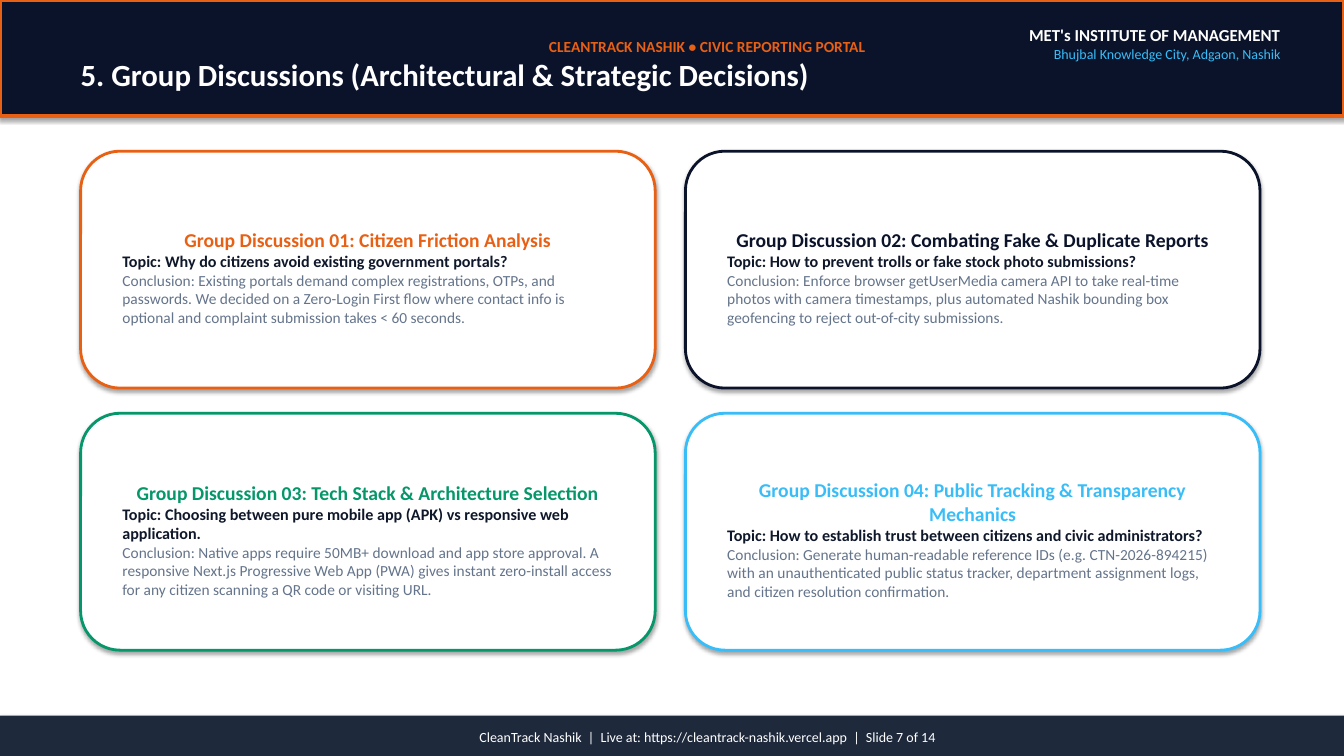
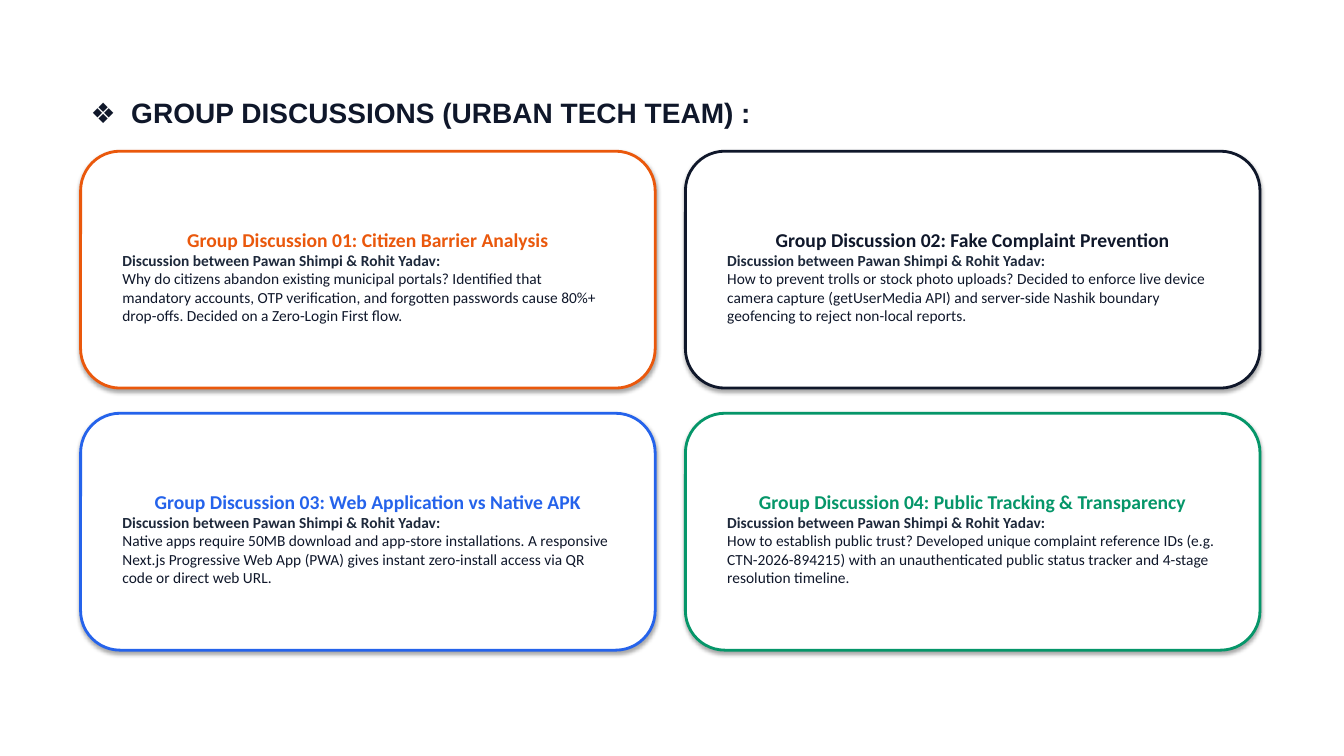
Before and after one commit to Rohityadavxcode/cleantrack-nashik, a slide deck: slide 8 of CleanTrack_Nashik_Project_Presentation.pptx (slide 7 before the commit). Drawn at 1344x756 pixels with LibreOffice and Linux fonts; fonts in the diff are those of the drawing; background and template pictures are left out. Boxes give left, top, right and bottom in pixels: in the first picture for what was removed or moved away, otherwise in the second. Text is boxed around its words. In the diff, an @@ line names an element or a change of style, - is before the commit and + after.

Commit message:
docs(presentation): update PPTX and PDF with exact MET Institute template and all 9 sub-topics

```diff
--- a/CleanTrack_Nashik_Project_Presentation.pptx
+++ b/CleanTrack_Nashik_Project_Presentation.pptx
@@ rectangle removed at <box>0,0,1344,116</box> @@
-CLEANTRACK NASHIK • CIVIC REPORTING PORTAL
-5. Group Discussions (Architectural & Strategic Decisions)
@@ text removed at <box>1029,29,1280,62</box> @@
-MET's INSTITUTE OF MANAGEMENT
-Bhujbal Knowledge City, Adgaon, Nashik
@@ text added at <box>131,102,734,128</box>, 20 pt, text #0F172A, bold @@
+❖ GROUP DISCUSSIONS (URBAN TECH TEAM) :
@@ rounded rectangle "Group Discussion 01: Citizen Barrier ..." at <box>81,151,655,388</box>: outline #E86014 2 pt to #EA580C 2 pt @@
@@ rounded rectangle "Group Discussion 02: Fake Complaint ..." at <box>686,151,1260,388</box>: outline #0B132B 2 pt to #0F172A 2 pt @@
@@ text in rounded rectangle at <box>122,233,595,324</box>: text changed; text colour #64748B to #0F172A @@
-Group Discussion 01: Citizen Friction Analysis
-Topic: Why do citizens avoid existing government portals?
-Conclusion: Existing portals demand complex registrations, OTPs, and passwords. We decided on a Zero-Login First flow where contact info is optional and complaint submission takes < 60 seconds.
+Group Discussion 01: Citizen Barrier Analysis
+Discussion between Pawan Shimpi & Rohit Yadav:
+Why do citizens abandon existing municipal portals? Identified that mandatory accounts, OTP verification, and forgotten passwords cause 80%+ drop-offs. Decided on a Zero-Login First flow.
@@ text in rounded rectangle at <box>727,233,1204,324</box>: text changed; text colour #64748B to #0F172A @@
-Group Discussion 02: Combating Fake & Duplicate Reports
-Topic: How to prevent trolls or fake stock photo submissions?
-Conclusion: Enforce browser getUserMedia camera API to take real-time photos with camera timestamps, plus automated Nashik bounding box geofencing to reject out-of-city submissions.
+Group Discussion 02: Fake Complaint Prevention
+Discussion between Pawan Shimpi & Rohit Yadav:
+How to prevent trolls or stock photo uploads? Decided to enforce live device camera capture (getUserMedia API) and server-side Nashik boundary geofencing to reject non-local reports.
@@ rounded rectangle "Group Discussion 03: Web Application ..." at <box>81,413,655,650</box>: outline #059669 2 pt to #2563EB 2 pt @@
@@ rounded rectangle "Group Discussion 04: Public Tracking ..." at <box>686,413,1260,650</box>: outline #38BDF8 2 pt to #059669 2 pt @@
@@ text in rounded rectangle at <box>122,495,607,583</box>: text changed; text colour #64748B to #0F172A @@
-Group Discussion 03: Tech Stack & Architecture Selection
-Topic: Choosing between pure mobile app (APK) vs responsive web application.
-Conclusion: Native apps require 50MB+ download and app store approval. A responsive Next.js Progressive Web App (PWA) gives instant zero-install access for any citizen scanning a QR code or visiting URL.
+Group Discussion 03: Web Application vs Native APK
+Discussion between Pawan Shimpi & Rohit Yadav:
+Native apps require 50MB download and app-store installations. A responsive Next.js Progressive Web App (PWA) gives instant zero-install access via QR code or direct web URL.
@@ text in rounded rectangle at <box>727,495,1215,583</box>: text changed; text colour #64748B to #0F172A @@
-Group Discussion 04: Public Tracking & Transparency Mechanics
-Topic: How to establish trust between citizens and civic administrators?
-Conclusion: Generate human-readable reference IDs (e.g. CTN-2026-894215) with an unauthenticated public status tracker, department assignment logs, and citizen resolution confirmation.
+Group Discussion 04: Public Tracking & Transparency
+Discussion between Pawan Shimpi & Rohit Yadav:
+How to establish public trust? Developed unique complaint reference IDs (e.g. CTN-2026-894215) with an unauthenticated public status tracker and 4-stage resolution timeline.
@@ rectangle removed at <box>0,716,1344,756</box> @@
-CleanTrack Nashik | Live at: https://cleantrack-nashik.vercel.app | Slide 7 of 14
```
Also in this commit, not shown: 4 other slides changed, 9 slides added, 9 slides removed, 3 other files.
